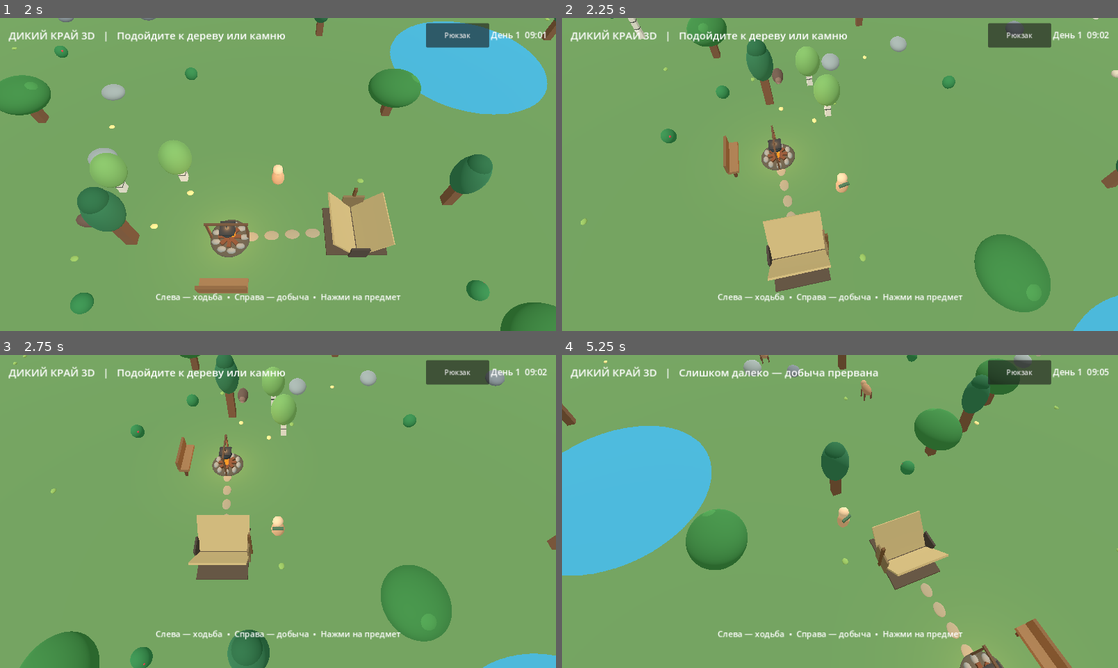
Above: before the commit, frames 1-4 (two rows, left to right).
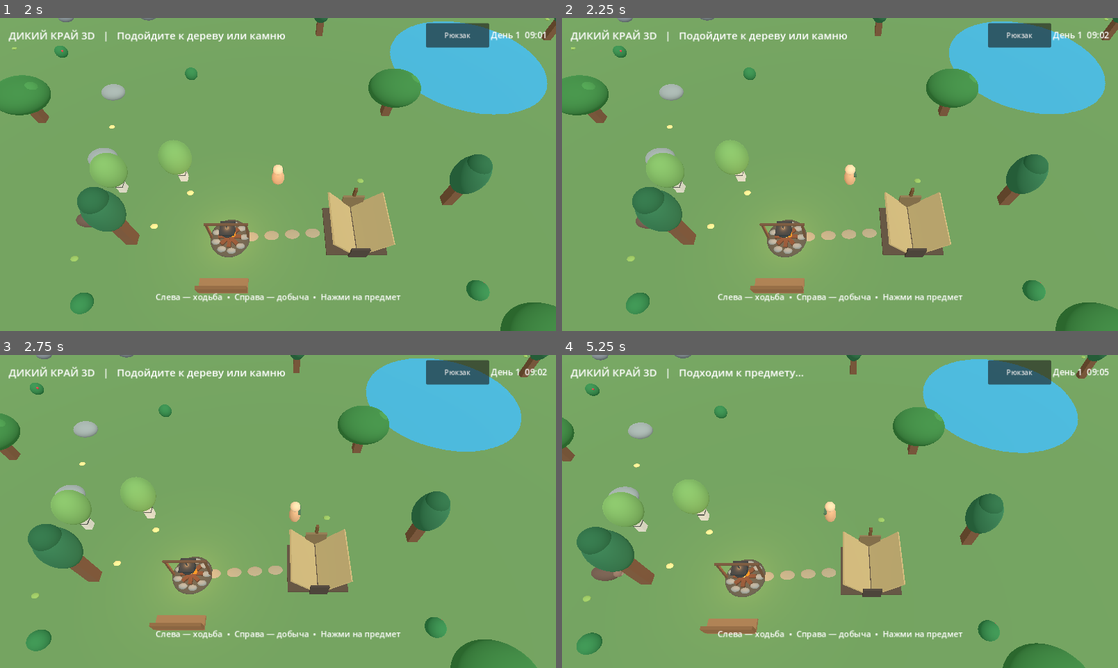
Above: after the commit, the same moments.

Repository: hjz2tz7cgv-ctrl/DikiyKrayGodot
Game: Godot game, scene res://scenes/main.tscn
Same seed, same stepped clock (60 frames per second), same inputs: the game is played once before the commit and once after it.
Inputs (mouse positions are in pixels of both pictures, inside the frame that each line leads up to):
- Up to frame 1 (2 s): click "Рюкзак" at 0.5 s; click "Закрыть" at 1.25 s
- Up to frame 2 (2.25 s): tap Enter at 2 s; move the mouse to (962, 158) at 2.02 s; hold Right (ui_right) from 2.03 s (still down); click (962, 158) at 2.17 s
- Up to frame 3 (2.75 s): keep holding Right (ui_right)
- Up to frame 4 (5.25 s): release Right (ui_right) at 2.75 s; drag from (728, 527) to (812, 574) at 2.77 s; move the mouse to (895, 442) at 3.52 s; hold Right (ui_right) 3.53-4.25 s; drag from (812, 574) to (673, 464) at 4.27 s; move the mouse to (1006, 558) at 5.02 s; hold Left (ui_left) from 5.03 s (still down)

Frame 1 is identical in both runs. In frame 2, 23% of the frame differs, in the area x 0-100%, y 0-100%; in frame 3, 25%; in frame 4, 30%.

Commit message:
Add files via upload

Diff:
--- a/scripts/main.gd
+++ b/scripts/main.gd
@@ -291,7 +291,7 @@
         camera_initialized = true
     else:
         camera_focus = camera_focus.lerp(desired_focus, 1.0 - exp(-4.0 * delta))
-    camera_yaw = desired_camera_yaw  # Камера закреплена за направлением персонажа: без отката и вращения по кругу.
+    camera_yaw = 0.0  # Фиксированный ракурс: камера не вращается при поворотах персонажа.
     var offset := Vector3(sin(camera_yaw) * camera_distance * camera_tilt, camera_distance, cos(camera_yaw) * camera_distance * camera_tilt)
     camera.global_position = camera_focus + offset
     camera.look_at(camera_focus, Vector3.UP)
@@ -711,8 +711,7 @@
     if sitting:
         direction = Vector2.ZERO
     player_visual.rotation.y = player_facing
-    # Не возвращаем камеру к старому направлению после отпускания пальца.
-    desired_camera_yaw = -player_facing
+    # Поворот персонажа не влияет на угол камеры.
 
     var current := Vector2(player.position.x, player.position.z)
     var motion := direction * WALK_SPEED * delta
